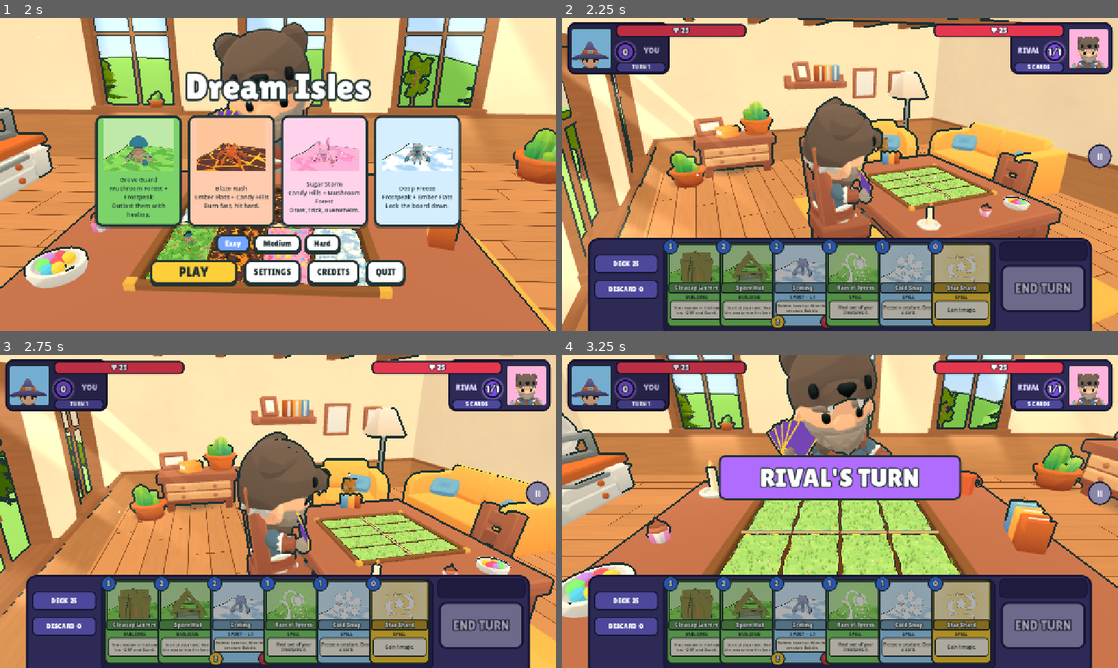
Above: before the commit, frames 1-4 (two rows, left to right).
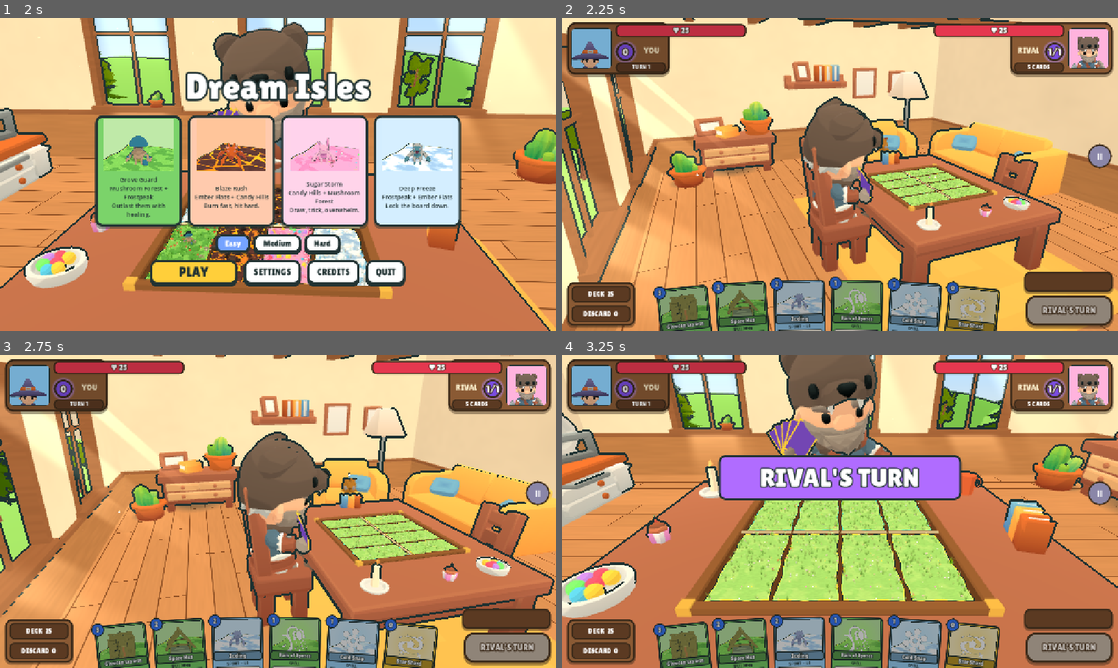
Above: after the commit, the same moments.

Repository: muriarty1893/cardwards
Game: Godot game, scene res://menus/main_menu.tscn
Same seed, same stepped clock (60 frames per second), same inputs: the game is played once before the commit and once after it.
Inputs (mouse positions are in pixels of both pictures, inside the frame that each line leads up to):
- Up to frame 1 (2 s): click "Easy" at 0.5 s; click "Easy" at 1.25 s
- Up to frame 2 (2.25 s): click "PLAY" at 2 s
- Up to frame 3 (2.75 s): no input
- Up to frame 4 (3.25 s): tap Enter at 2.75 s; drag from (695, 621) to (895, 442) at 2.77 s

Frame 1 is identical in both runs. In frame 2, 31% of the frame differs, in the area x 0-100%, y 1-100%; in frame 3, 31%; in frame 4, 31%.

Commit message:
feat: slim peeking hand, wood and brass HUD - the purple tray is gone
- The hand peeks up from the bottom edge (85% size, slight fan); hover raises the card to full
  size and spreads its neighbours; dragged over the board it shrinks to a token.
- Deck/discard counts in a small wooden box bottom-left; magic gems and a brass END TURN
  (reads RIVAL'S TURN on the AI's turn) bottom-right.
- Corners, plates and badges in wood and brass instead of purple.
- test_board_clear_of_hud: no tile corner under the HUD or the resting hand.

Co-Authored-By: Claude Opus 5.5 <noreply@anthropic.com>

Diff:
--- a/tests/test_ui_layout.gd
+++ b/tests/test_ui_layout.gd
@@ -1,5 +1,6 @@
 extends TestCase
-## Headless layout check: HUD and hand fit on screen and don't overlap the END TURN button.
+## Headless layout check: HUD and hand fit on screen and don't overlap the END TURN button; the
+## board stays clear of the HUD and the resting hand.
 
 
 func _check(size: Vector2) -> void:
@@ -157,11 +158,12 @@
 		var ws: Array = hand.get_children().filter(func(n: Node) -> bool: return n is CardWidget and not n.is_queued_for_deletion())
 		assert_eq(ws.size(), 8, "8 cards at %s" % sz)
 		for i: int in ws.size():
-			var r := Rect2((ws[i] as CardWidget).position, CardWidget.SIZE)
-			assert_true(r.position.x >= Hand.REGION_LEFT - 1 and r.end.x <= sz.x - Hand.REGION_RIGHT + 1, "card %d inside the tray at %s" % [i, sz])
-			assert_true(r.end.y <= sz.y and r.position.y >= sz.y - Hud.TRAY_H, "card %d in the tray band at %s" % [i, sz])
+			var r: Rect2 = hand.card_rect(i)
+			assert_true(r.position.x >= Hand.REGION_LEFT - 1 and r.end.x <= sz.x - Hand.REGION_RIGHT + 1, "card %d between the deck box and END TURN at %s" % [i, sz])
+			# Slim hand: only the top of each card peeks into the strip along the bottom edge.
+			assert_true(r.position.y >= sz.y - Hud.HAND_STRIP_H and r.position.y <= sz.y - 60.0, "card %d peeks into the hand strip at %s (%s)" % [i, sz, r])
 			if i > 0:
-				assert_true(r.position.x - (ws[i - 1] as CardWidget).position.x >= 60.0, "cards %d/%d far enough apart at %s" % [i - 1, i, sz])
+				assert_true(r.position.x - hand.card_rect(i - 1).position.x >= 60.0, "cards %d/%d far enough apart at %s" % [i - 1, i, sz])
 	hand.queue_free()
 	return true
 
@@ -193,3 +195,26 @@
 	assert_true(not m.hud.end_turn_pulsing, "a card to play: no pulse")
 	m.queue_free()
 	return true
+
+
+## Every board tile corner is above the hand strip and outside the HUD panels (the old purple
+## tray covered the near row).
+func test_board_clear_of_hud() -> bool:
+	var m: MatchController = await Fx.load_match()
+	var vp: Vector2 = m.get_viewport().get_visible_rect().size
+	var rects: Array[Rect2] = []
+	for p: Control in m.hud.panels():
+		rects.append(p.get_global_rect())
+	var hand: Rect2 = m.hand.cards_rect()
+	for p: int in 2:
+		for l: int in 4:
+			for sx: float in [-1.0, 1.0]:
+				for sz: float in [-1.0, 1.0]:
+					var c := Vector3(Board.LANE_X[l] + sx * Island.WIDTH / 2.0, Island.TOP_Y, Board.STRIP_Z[p] + sz * Island.LENGTH / 2.0)
+					var s: Vector2 = m.rig.camera.unproject_position(c)
+					assert_true(s.y < vp.y - Hud.HAND_STRIP_H, "tile p%d l%d corner above the hand strip (%s)" % [p, l, s])
+					assert_true(not hand.has_point(s), "tile p%d l%d corner clear of the hand (%s)" % [p, l, s])
+					for r: Rect2 in rects:
+						assert_true(not r.has_point(s), "tile p%d l%d corner clear of HUD panel %s (%s)" % [p, l, r, s])
+	m.queue_free()
+	return true
--- a/view/ui/hand.gd
+++ b/view/ui/hand.gd
@@ -1,25 +1,35 @@
 class_name Hand
 extends Control
-## Row of cards along the bottom. Hover lifts and enlarges a card so it can be read;
-## press-drag-release plays it.
+## The slim hand along the bottom edge (tabletop spec 7.2): cards in a slight fan, shown a bit
+## smaller and only their top part peeking up (cost, picture and name), so the board stays clear.
+## Hover: the card rises to full size above the edge and its neighbours slide apart. Press-drag-
+## release plays it; over the board the dragged card shrinks to a small token so the lanes show.
 
 signal card_drag_started(index: int)
 signal card_dropped(index: int, screen_pos: Vector2)
 
-## The hand is a straight row inside the HUD tray, between its left and right columns.
-const MAX_STEP := 148.0
-## A hovered card grows to this scale (replaces the old tooltip).
-const HOVER_SCALE := 1.6
-const RAISE := 34.0
-const REGION_LEFT := 240.0
-const REGION_RIGHT := 290.0
-const BOTTOM_PAD := 8.0
+## Space between the HUD's deck box (left) and the gems / END TURN column (right).
+const REGION_LEFT := 190.0
+const REGION_RIGHT := 244.0
+const MAX_STEP := 128.0
+## Resting cards are drawn at this scale with this many pixels showing above the screen edge.
+const REST_SCALE := 0.85
+const PEEK := 118.0
+## A hovered card: this scale, bottom this far above the screen edge.
+const HOVER_SCALE := 1.5
+const HOVER_BOTTOM := 8.0
+## Neighbours of the hovered card slide this far aside.
+const SPREAD := 40.0
+## Fan: degrees per card from the middle, and how much lower the outer cards sit (px per step²).
+const FAN_DEG := 2.5
+const ARC := 2.5
+## Dragged card over the board.
+const TOKEN_SCALE := 0.45
 
 var _cards: Array[CardWidget] = []
 var _shown: Array[CardData] = []
 var _hover: int = -1
 var _drag: int = -1
-var _drag_offset: Vector2
 var enabled: bool = true
 ## Where the last dragged card was released (playback flies the card from here).
 var last_drop_pos: Vector2 = Vector2.ZERO
@@ -45,6 +55,8 @@
 		var w := CardWidget.new()
 		w.setup(cards[i], i)
 		w.set_playable(playable[i] if i < playable.size() else true)
+		# Scale and tilt around the bottom centre, like a card held from below.
+		w.pivot_offset = Vector2(CardWidget.SIZE.x / 2.0, CardWidget.SIZE.y)
 		w.mouse_entered.connect(_on_enter.bind(i))
 		w.mouse_exited.connect(_on_exit.bind(i))
 		w.gui_input.connect(_on_card_input.bind(i))
@@ -53,16 +65,46 @@
 	_layout(false)
 
 
-func _home(i: int) -> Vector2:
+## Centre x of card i at rest (no hover spread).
+func _centre_x(i: int) -> float:
 	var n: int = _cards.size()
 	var left: float = REGION_LEFT
 	var right: float = size.x - REGION_RIGHT
+	var w: float = CardWidget.SIZE.x * REST_SCALE
 	var step: float = MAX_STEP
 	if n > 1:
-		step = minf(MAX_STEP, (right - left - CardWidget.SIZE.x) / float(n - 1))
-	var total: float = step * (n - 1) + CardWidget.SIZE.x
-	var x: float = (left + right) / 2.0 - total / 2.0 + i * step
-	return Vector2(x, size.y - CardWidget.SIZE.y - BOTTOM_PAD)
+		step = minf(MAX_STEP, (right - left - w) / float(n - 1))
+	var total: float = step * (n - 1) + w
+	return (left + right) / 2.0 - total / 2.0 + w / 2.0 + i * step
+
+
+func _offset_from_middle(i: int) -> float:
+	return float(i) - float(_cards.size() - 1) / 2.0
+
+
+## Resting card i on screen (local to the hand; rotation not included).
+func _rest_rect(i: int) -> Rect2:
+	var cx: float = _centre_x(i)
+	if _hover >= 0 and i != _hover and _drag < 0:
+		cx += SPREAD * signf(float(i - _hover))
+	var k: float = _offset_from_middle(i)
+	var top: float = size.y - PEEK + ARC * k * k
+	var sz: Vector2 = CardWidget.SIZE * REST_SCALE
+	return Rect2(Vector2(cx - sz.x / 2.0, top), sz)
+
+
+## Enlarged card i: full size above the bottom edge, kept inside the hand region.
+func _hover_rect(i: int) -> Rect2:
+	var big: Vector2 = CardWidget.SIZE * HOVER_SCALE
+	var x: float = _centre_x(i) - big.x / 2.0
+	x = clampf(x, 8.0, maxf(8.0, size.x - REGION_RIGHT - big.x))
+	return Rect2(Vector2(x, size.y - HOVER_BOTTOM - big.y), big)
+
+
+## Control position that draws the card (scaled `s` around its bottom-centre pivot) with its
+## scaled rect's bottom centre at `bottom_centre`.
+static func _position_for(bottom_centre: Vector2) -> Vector2:
+	return bottom_centre - Vector2(CardWidget.SIZE.x / 2.0, CardWidget.SIZE.y)
 
 
 func _layout(animated: bool = true) -> void:
@@ -72,31 +114,25 @@
 			continue
 		var w: CardWidget = _cards[i]
 		var hovered: bool = i == _hover and _drag < 0
-		var pos: Vector2 = _hover_rect(i).position if hovered else _home(i)
-		var sc: Vector2 = Vector2.ONE * (HOVER_SCALE if hovered else 1.0)
+		var r: Rect2 = _hover_rect(i) if hovered else _rest_rect(i)
+		var pos: Vector2 = _position_for(Vector2(r.get_center().x, r.end.y))
+		var sc: Vector2 = Vector2.ONE * (HOVER_SCALE if hovered else REST_SCALE)
+		var rot: float = 0.0 if hovered else deg_to_rad(FAN_DEG * _offset_from_middle(i))
 		w.z_index = 10 if hovered else i
 		if animated:
 			var tw := w.create_tween().set_parallel(true).set_trans(Tween.TRANS_BACK).set_ease(Tween.EASE_OUT)
 			tw.tween_property(w, "position", pos, 0.15)
 			tw.tween_property(w, "scale", sc, 0.15)
+			tw.tween_property(w, "rotation", rot, 0.15)
 		else:
 			w.position = pos
 			w.scale = sc
+			w.rotation = rot
 
 
 func _notification(what: int) -> void:
 	if what == NOTIFICATION_RESIZED:
 		_layout(false)
-
-
-## Enlarged card i: grown from its bottom centre, lifted, kept inside the hand region.
-func _hover_rect(i: int) -> Rect2:
-	var home := Rect2(_home(i), CardWidget.SIZE)
-	var big: Vector2 = CardWidget.SIZE * HOVER_SCALE
-	var x: float = home.get_center().x - big.x / 2.0
-	x = clampf(x, REGION_LEFT, maxf(REGION_LEFT, size.x - REGION_RIGHT - big.x))
-	var bottom: float = home.end.y - RAISE
-	return Rect2(Vector2(x, maxf(0.0, bottom - big.y)), big)
 
 
 ## Screen rect of the hovered card (empty if none).
@@ -113,12 +149,22 @@
 	_layout(false)
 
 
+## The resting cards' on-screen area (the part above the bottom edge).
 func cards_rect() -> Rect2:
 	var r := Rect2()
+	var screen := Rect2(Vector2.ZERO, size)
 	for i: int in _cards.size():
-		var g := Rect2(global_position + _home(i), CardWidget.SIZE)
+		var g: Rect2 = _rest_rect(i).intersection(screen)
+		g.position += global_position
 		r = g if i == 0 else r.merge(g)
 	return r
+
+
+## Resting card i's on-screen rect (global), for tests.
+func card_rect(i: int) -> Rect2:
+	var g: Rect2 = _rest_rect(i)
+	g.position += global_position
+	return g
 
 
 func _on_enter(i: int) -> void:
@@ -132,6 +178,10 @@
 
 func _on_exit(i: int) -> void:
 	if _hover == i and _drag < 0:
+		# Leaving the risen card back down onto its own resting spot keeps it up.
+		var at: Vector2 = get_local_mouse_position()
+		if _hover_rect(i).has_point(at):
+			return
 		_hover = -1
 		_layout()
 
@@ -144,11 +194,22 @@
 		_drag = i
 		_hover = -1
 		var w: CardWidget = _cards[i]
-		w.scale = Vector2.ONE
 		w.z_index = 20
-		_drag_offset = CardWidget.SIZE / 2.0
+		w.rotation = 0.0
+		_follow(w, mb.global_position)
 		card_drag_started.emit(i)
 		accept_event()
+		_layout()
+
+
+## Keeps the dragged card centred on the mouse: full card over the hand strip, a small token
+## once it is over the board.
+func _follow(w: CardWidget, mouse: Vector2) -> void:
+	var over_board: bool = mouse.y < global_position.y + size.y - Hud.HAND_STRIP_H - 20.0
+	var s: float = TOKEN_SCALE if over_board else REST_SCALE
+	w.scale = Vector2.ONE * s
+	# The pivot is the bottom centre: put the scaled card's centre on the mouse.
+	w.global_position = mouse - w.pivot_offset + Vector2(0, CardWidget.SIZE.y * s / 2.0)
 
 
 func _input(event: InputEvent) -> void:
@@ -156,13 +217,11 @@
 		return
 	var mm := event as InputEventMouseMotion
 	if mm:
-		_cards[_drag].global_position = mm.position - _drag_offset
-		_cards[_drag].scale = Vector2.ONE * 0.8
+		_follow(_cards[_drag], mm.global_position)
 	var mb := event as InputEventMouseButton
 	if mb and mb.button_index == MOUSE_BUTTON_LEFT and not mb.pressed:
 		var i: int = _drag
 		_drag = -1
-		_cards[i].scale = Vector2.ONE
 		last_drop_pos = mb.position
 		card_dropped.emit(i, mb.position)
 		_layout()
@@ -171,6 +230,4 @@
 ## Return a dragged card to its place (drop rejected).
 func cancel_drag() -> void:
 	_drag = -1
-	for w: CardWidget in _cards:
-		w.scale = Vector2.ONE
 	_layout()
--- a/view/ui/hud.gd
+++ b/view/ui/hud.gd
@@ -1,7 +1,8 @@
 class_name Hud
 extends Control
-## Screen layout: hero corners (portrait, health bar, magic), a bottom tray (deck and discard
-## counters, room for the hand, magic gems, END TURN button), and a pause button. Living board:
+## Screen layout: hero corners (portrait, health bar, magic), a small deck box bottom-left (deck
+## and discard counts), the magic gems and a brass END TURN button bottom-right, and a pause
+## button; the slim hand (Hand) peeks up between them, so nothing covers the board. Living board:
 ## an armour shield at the tip of each health bar, tribe-bonus chips under each corner and the
 ## field in play at the top centre.
 
@@ -9,8 +10,12 @@
 signal menu_requested
 signal pause_changed(open: bool)
 
-const TRAY_H := 214.0
-const TRAY_MARGIN := 60.0
+## The strip along the bottom edge the hand peeks into; the board stays above it.
+const HAND_STRIP_H := 124.0
+const DECK_BOX := Vector2(156, 100)
+const END_TURN_SIZE := Vector2(200, 70)
+const GEMS_PLATE := Vector2(204, 46)
+const MARGIN := 12.0
 const CORNER := Vector2(236, 120)
 ## Hero health bar size (it sits on top of the corner and runs toward the centre).
 const BAR := Vector2(300, 30)
@@ -26,7 +31,8 @@
 var _rival: Control
 var _you_bar: Control
 var _rival_bar: Control
-var _tray: Panel
+var _deck_box: Panel
+var _gems_plate: Panel
 var _refs: Dictionary = {}
 var _gems: MagicGems
 ## END TURN pulses when nothing else is left to do.
@@ -61,7 +67,7 @@
 	add_child(_you_bar)
 	_rival_bar = _hero_bar(false, "Rival")
 	add_child(_rival_bar)
-	_build_tray()
+	_build_bottom()
 	_build_pause()
 	for who: String in ["You", "Rival"]:
 		_build_armour(who == "You", who)
@@ -80,7 +86,7 @@
 
 
 func panels() -> Array[Control]:
-	return [_you, _rival, _you_bar, _rival_bar, _tray, end_turn_button, pause_button]
+	return [_you, _rival, _you_bar, _rival_bar, _deck_box, _gems_plate, end_turn_button, pause_button]
 
 
 func refresh(s: GameState, human: int) -> void:
@@ -92,6 +98,8 @@
 	_deck_label.text = "DECK  %d" % me.deck.size()
 	_discard_label.text = "DISCARD  %d" % me.discard.size()
 	var mine: bool = s.active == human and s.phase != GameState.Phase.OVER
+	end_turn_button.text = "END TURN" if mine or s.phase == GameState.Phase.OVER else "RIVAL'S TURN"
+	end_turn_button.add_theme_font_size_override("font_size", 28 if mine else 20)
 	_you.modulate = Color.WHITE if mine else Color(0.82, 0.82, 0.82)
 	_rival.modulate = Color.WHITE if not mine else Color(0.82, 0.82, 0.82)
 	_you_bar.modulate = _you.modulate
@@ -202,10 +210,12 @@
 	for w: Array in want:
 		var tribe: StringName = w[0]
 		var chip := UiStyle.title(UiStyle.label("%s %s" % [Tribes.BONUS[tribe].to_upper(), "I" if w[1] == 1 else "II"], 13, Color.WHITE)) as Label
+		chip.add_theme_color_override("font_outline_color", UiStyle.WOOD_INK)
+		chip.add_theme_constant_override("outline_size", 5)
 		chip.custom_minimum_size = Vector2(0, 24)
 		chip.horizontal_alignment = HORIZONTAL_ALIGNMENT_CENTER
 		chip.vertical_alignment = VERTICAL_ALIGNMENT_CENTER
-		var sb := _frame(TRIBE_COLORS.get(tribe, Palette.TRAY_LIGHT), 10, 3)
+		var sb := _frame(TRIBE_COLORS.get(tribe, UiStyle.WOOD_DARK), 10, 3)
 		sb.content_margin_left = 8
 		sb.content_margin_right = 8
 		chip.add_theme_stylebox_override("normal", sb)
@@ -301,7 +311,7 @@
 func _frame(bg: Color, radius: int = 16, border: int = 4) -> StyleBoxFlat:
 	var sb := StyleBoxFlat.new()
 	sb.bg_color = bg
-	sb.border_color = Palette.TRAY_DARK
+	sb.border_color = UiStyle.WOOD_INK
 	sb.set_border_width_all(border)
 	sb.set_corner_radius_all(radius)
 	return sb
@@ -313,7 +323,7 @@
 	l.custom_minimum_size = size_
 	l.horizontal_alignment = HORIZONTAL_ALIGNMENT_CENTER
 	l.vertical_alignment = VERTICAL_ALIGNMENT_CENTER
-	l.add_theme_stylebox_override("normal", _frame(Palette.TRAY_LIGHT, 10, 3))
+	l.add_theme_stylebox_override("normal", _frame(UiStyle.WOOD_DARK, 10, 3))
 	return l
 
 
@@ -322,7 +332,7 @@
 	l.size = Vector2(diameter, diameter)
 	l.horizontal_alignment = HORIZONTAL_ALIGNMENT_CENTER
 	l.vertical_alignment = VERTICAL_ALIGNMENT_CENTER
-	l.add_theme_color_override("font_outline_color", Palette.TRAY_DARK)
+	l.add_theme_color_override("font_outline_color", UiStyle.WOOD_INK)
 	l.add_theme_constant_override("outline_size", 8)
 	var sb := _frame(Color("#7a4de0"), int(diameter / 2.0), 5)
 	sb.shadow_color = Color("#b48cff", 0.6)
@@ -340,7 +350,7 @@
 	var back := Panel.new()
 	back.size = CORNER
 	back.mouse_filter = Control.MOUSE_FILTER_IGNORE
-	back.add_theme_stylebox_override("panel", _frame(Palette.TRAY, 18))
+	back.add_theme_stylebox_override("panel", _wood(18))
 	c.add_child(back)
 	# Framed portrait in the outer corner.
 	var frame := Panel.new()
@@ -366,7 +376,7 @@
 	var orb := _orb(44, 22)
 	orb.position = Vector2(112, 46) if left else Vector2(CORNER.x - 156, 46)
 	c.add_child(orb)
-	var nm := UiStyle.title(UiStyle.label(who.to_upper(), 18, Color("#d9d4ff"))) as Label
+	var nm := UiStyle.title(UiStyle.label(who.to_upper(), 18, UiStyle.PARCHMENT)) as Label
 	nm.position = Vector2(160, 54) if left else Vector2(8, 54)
 	nm.size = Vector2(68, 26)
 	nm.horizontal_alignment = HORIZONTAL_ALIGNMENT_CENTER
@@ -387,7 +397,7 @@
 	bar.mouse_filter = Control.MOUSE_FILTER_IGNORE
 	bar.custom_minimum_size = BAR
 	bar.size = BAR
-	bar.add_theme_stylebox_override("background", _frame(Palette.TRAY_DARK, 10, 3))
+	bar.add_theme_stylebox_override("background", _frame(UiStyle.WOOD_INK, 10, 3))
 	bar.add_theme_stylebox_override("fill", _frame(Palette.HP, 10, 3))
 	bar.fill_mode = ProgressBar.FILL_BEGIN_TO_END if left else ProgressBar.FILL_END_TO_BEGIN
 	if left:
@@ -402,7 +412,7 @@
 	hp.set_anchors_and_offsets_preset(Control.PRESET_FULL_RECT)
 	hp.horizontal_alignment = HORIZONTAL_ALIGNMENT_CENTER
 	hp.vertical_alignment = VERTICAL_ALIGNMENT_CENTER
-	hp.add_theme_color_override("font_outline_color", Palette.TRAY_DARK)
+	hp.add_theme_color_override("font_outline_color", UiStyle.WOOD_INK)
 	hp.add_theme_constant_override("outline_size", 7)
 	bar.add_child(hp)
 	_refs[who + "Bar"] = {"bar": bar, "hp": hp}
@@ -418,75 +428,80 @@
 	(b["hp"] as Label).text = "♥ %d" % ps.hero_hp
 
 
-func _build_tray() -> void:
-	_tray = Panel.new()
-	_tray.name = "Tray"
-	_tray.mouse_filter = Control.MOUSE_FILTER_IGNORE
-	var sb := _frame(Palette.TRAY, 22, 5)
-	sb.corner_radius_bottom_left = 0
-	sb.corner_radius_bottom_right = 0
-	sb.border_width_bottom = 0
-	_tray.add_theme_stylebox_override("panel", sb)
-	_tray.set_anchors_preset(Control.PRESET_BOTTOM_WIDE)
-	_tray.offset_left = TRAY_MARGIN
-	_tray.offset_right = -TRAY_MARGIN
-	_tray.offset_top = -TRAY_H
-	_tray.offset_bottom = 0
-	add_child(_tray)
-	# Inner felt where the hand sits.
-	var felt := Panel.new()
-	felt.mouse_filter = Control.MOUSE_FILTER_IGNORE
-	felt.add_theme_stylebox_override("panel", _frame(Color("#1f1c40"), 14, 3))
-	felt.set_anchors_preset(Control.PRESET_FULL_RECT)
-	felt.offset_left = 172
-	felt.offset_right = -222
-	felt.offset_top = 10
-	felt.offset_bottom = 6
-	_tray.add_child(felt)
-	_deck_label = _plate("DECK", Vector2(148, 44))
-	_deck_label.position = Vector2(14, 38)
-	_tray.add_child(_deck_label)
-	_discard_label = _plate("DISCARD", Vector2(148, 44))
-	_discard_label.position = Vector2(14, 96)
-	_tray.add_child(_discard_label)
-	# Magic gems on a dark plate above the END TURN button.
-	var plate := Panel.new()
-	plate.mouse_filter = Control.MOUSE_FILTER_IGNORE
-	plate.add_theme_stylebox_override("panel", _frame(Color("#1f1c40"), 12, 3))
-	plate.set_anchors_preset(Control.PRESET_TOP_RIGHT)
-	plate.offset_left = -214
-	plate.offset_right = -10
-	plate.offset_top = 8
-	plate.offset_bottom = 54
-	_tray.add_child(plate)
+## Wood with a lighter top edge, like a polished board.
+func _wood(radius: int = 16, col: Color = UiStyle.WOOD) -> StyleBoxFlat:
+	var sb := _frame(col, radius, 4)
+	sb.border_color = UiStyle.WOOD_INK
+	sb.shadow_color = Color(UiStyle.WOOD_INK, 0.45)
+	sb.shadow_offset = Vector2(0, 4)
+	sb.shadow_size = 2
+	return sb
+
+
+## Deck box bottom-left; magic gems on a brass plate over the END TURN button bottom-right.
+func _build_bottom() -> void:
+	_deck_box = Panel.new()
+	_deck_box.name = "DeckBox"
+	_deck_box.mouse_filter = Control.MOUSE_FILTER_IGNORE
+	_deck_box.add_theme_stylebox_override("panel", _wood(14))
+	_deck_box.set_anchors_preset(Control.PRESET_BOTTOM_LEFT)
+	_deck_box.offset_left = MARGIN
+	_deck_box.offset_right = MARGIN + DECK_BOX.x
+	_deck_box.offset_top = -MARGIN - DECK_BOX.y
+	_deck_box.offset_bottom = -MARGIN
+	add_child(_deck_box)
+	_deck_label = _plate("DECK", Vector2(DECK_BOX.x - 20, 38), 16)
+	_deck_label.position = Vector2(10, 8)
+	_deck_box.add_child(_deck_label)
+	_discard_label = _plate("DISCARD", Vector2(DECK_BOX.x - 20, 38), 16)
+	_discard_label.position = Vector2(10, 54)
+	_deck_box.add_child(_discard_label)
+	_gems_plate = Panel.new()
+	_gems_plate.name = "GemsPlate"
+	_gems_plate.mouse_filter = Control.MOUSE_FILTER_IGNORE
+	_gems_plate.add_theme_stylebox_override("panel", _wood(12, UiStyle.WOOD_DARK))
+	_gems_plate.set_anchors_preset(Control.PRESET_BOTTOM_RIGHT)
+	_gems_plate.offset_right = -MARGIN
+	_gems_plate.offset_left = -MARGIN - GEMS_PLATE.x
+	_gems_plate.offset_bottom = -MARGIN - END_TURN_SIZE.y - 8
+	_gems_plate.offset_top = _gems_plate.offset_bottom - GEMS_PLATE.y
+	add_child(_gems_plate)
 	_gems = MagicGems.new()
 	_gems.position = Vector2(-4, 0)
-	plate.add_child(_gems)
+	_gems_plate.add_child(_gems)
 	end_turn_button = Button.new()
 	end_turn_button.name = "EndTurn"
 	end_turn_button.text = "END TURN"
-	end_turn_button.add_theme_font_size_override("font_size", 30)
+	end_turn_button.add_theme_font_size_override("font_size", 28)
 	UiStyle.title(end_turn_button)
 	for st: String in ["normal", "hover", "pressed", "disabled", "focus"]:
-		var b := _frame(Palette.GREEN if st != "disabled" else Color("#6c6a8a"), 16, 5)
-		if st == "hover":
-			b.bg_color = Palette.GREEN.lightened(0.2)
-		if st == "pressed":
-			b.bg_color = Palette.GREEN.darkened(0.15)
+		var col: Color = UiStyle.BRASS
+		match st:
+			"hover":
+				col = UiStyle.BRASS.lightened(0.18)
+			"pressed":
+				col = UiStyle.BRASS_DARK
+			"disabled":
+				col = Color("#8f8478")
+		var b := _frame(col, 22, 5)
+		b.border_color = UiStyle.WOOD_INK
+		b.shadow_color = Color(UiStyle.WOOD_INK, 0.5)
+		b.shadow_offset = Vector2(0, 5) if st != "pressed" else Vector2(0, 2)
+		b.shadow_size = 2
 		end_turn_button.add_theme_stylebox_override(st, b)
 	for col: String in ["font_color", "font_hover_color", "font_pressed_color", "font_focus_color"]:
 		end_turn_button.add_theme_color_override(col, Color.WHITE)
-	end_turn_button.add_theme_color_override("font_disabled_color", Color(1, 1, 1, 0.45))
-	end_turn_button.add_theme_color_override("font_outline_color", Palette.TRAY_DARK)
+	end_turn_button.add_theme_color_override("font_disabled_color", Color(1, 1, 1, 0.7))
+	end_turn_button.add_theme_color_override("font_outline_color", UiStyle.WOOD_INK)
 	end_turn_button.add_theme_constant_override("outline_size", 10)
-	end_turn_button.set_anchors_preset(Control.PRESET_TOP_RIGHT)
-	end_turn_button.offset_left = -210
-	end_turn_button.offset_right = -14
-	end_turn_button.offset_top = 62
-	end_turn_button.offset_bottom = 170
+	end_turn_button.set_anchors_preset(Control.PRESET_BOTTOM_RIGHT)
+	end_turn_button.offset_right = -MARGIN
+	end_turn_button.offset_left = -MARGIN - END_TURN_SIZE.x
+	end_turn_button.offset_bottom = -MARGIN
+	end_turn_button.offset_top = -MARGIN - END_TURN_SIZE.y
 	end_turn_button.pressed.connect(func() -> void: end_turn_pressed.emit())
 	UiStyle.sound_button(end_turn_button)
-	_tray.add_child(end_turn_button)
+	add_child(end_turn_button)
 
 
 func _build_pause() -> void:
--- a/view/ui/ui_style.gd
+++ b/view/ui/ui_style.gd
@@ -4,6 +4,13 @@
 
 ## Lilita One (OFL) for names, numbers and titles.
 const TITLE_FONT := "res://assets/fonts/LilitaOne-Regular.ttf"
+## Wood, parchment and brass for the table HUD (tabletop spec 7.1).
+const WOOD := Color("#8a5a34")
+const WOOD_DARK := Color("#5b3a22")
+const WOOD_INK := Color("#3b2a1a")
+const BRASS := Color("#e0b04a")
+const BRASS_DARK := Color("#9c6f22")
+const PARCHMENT := Color("#f6e7c4")
 
 static var _title_font: FontFile
 static var _bold_font: SystemFont
--- a/view/ui/unit_overlay.gd
+++ b/view/ui/unit_overlay.gd
@@ -247,7 +247,7 @@
 	if not is_instance_valid(view):
 		return
 	var at: Vector2 = _m.rig.camera.unproject_position((view as Node3D).global_position + Vector3(0, 0.6, 0))
-	_hover.position = hover_rect(at, size, _m.hud.corner_rects(), size.y - Hud.TRAY_H).position
+	_hover.position = hover_rect(at, size, _m.hud.corner_rects(), size.y - Hud.HAND_STRIP_H).position
 
 
 # --- Widgets -----------------------------------------------------------------
@@ -372,8 +372,8 @@
 	badge.mouse_filter = Control.MOUSE_FILTER_IGNORE
 	badge.visible = false
 	var sb := StyleBoxFlat.new()
-	sb.bg_color = Palette.TRAY
-	sb.border_color = Palette.INK
+	sb.bg_color = UiStyle.WOOD_DARK
+	sb.border_color = UiStyle.WOOD_INK
 	sb.set_border_width_all(3)
 	sb.set_corner_radius_all(15)
 	badge.add_theme_stylebox_override("panel", sb)
Not shown, added: tests/test_living_view.gd.uid
